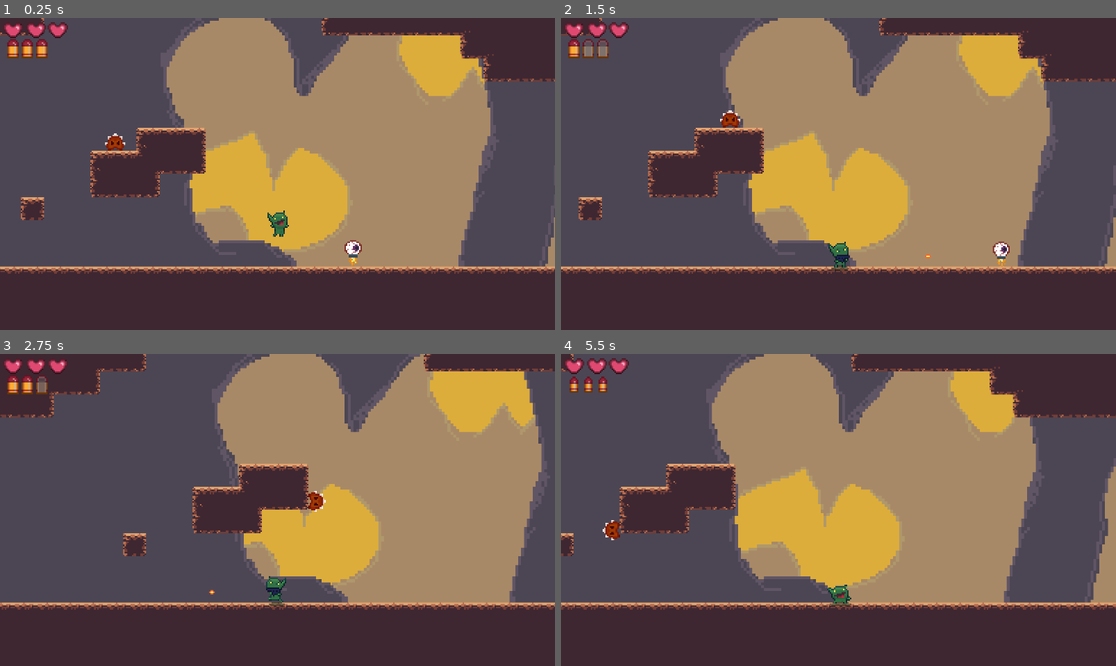
Above: before the commit, frames 1-4 (two rows, left to right).
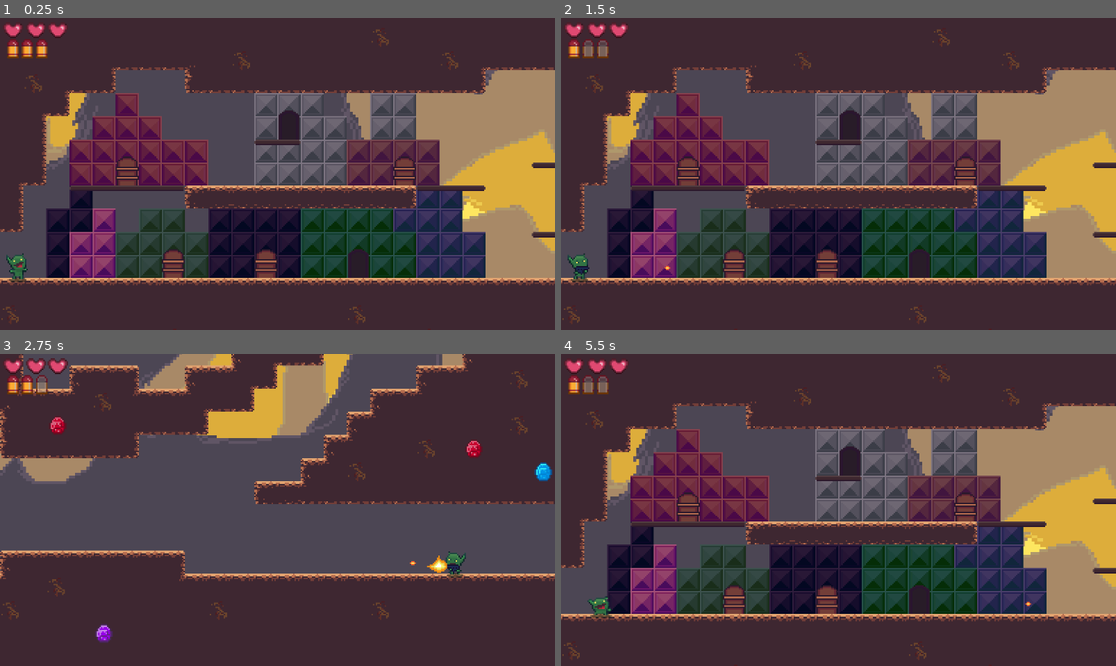
Above: after the commit, the same moments.

Repository: htimsekim/gobbo
Game: Godot game, scene res://src/Main/Game.tscn
Same seed, same stepped clock (60 frames per second), same inputs: the game is played once before the commit and once after it.
Inputs (mouse positions are in pixels of both pictures, inside the frame that each line leads up to):
- Up to frame 1 (0.25 s): no input
- Up to frame 2 (1.5 s): move the mouse to (960, 158) at 0.52 s; hold Right (move_right) 0.53-1.25 s; hold S (crouch) 0.53-1.25 s; click (960, 158) at 0.67 s; tap Space (jump) at 0.77 s; right-click (960, 158) at 0.8 s; drag from (727, 189) to (838, 255) at 1.27 s
- Up to frame 3 (2.75 s): move the mouse to (333, 441) at 2.02 s; press the mouse at (333, 441) at 2.03 s; hold A (move_left) from 2.03 s (still down); tap S (crouch) at 2.3 s
- Up to frame 4 (5.5 s): release A (move_left) at 2.75 s; release the mouse at (894, 441) at 2.75 s; drag from (810, 572) to (672, 463) at 2.77 s; move the mouse to (1005, 556) at 3.52 s; hold Right (move_right) 3.53-4.25 s; hold Right mouse button (shoot) 3.53-4.25 s; tap Space (jump) at 3.77 s; click (1005, 556) at 3.8 s; drag from (672, 463) to (882, 594) at 4.27 s; move the mouse to (866, 510) at 5.02 s; hold Right (move_right) from 5.03 s (still down); hold S (crouch) from 5.03 s (still down); click (866, 510) at 5.17 s; right-click (866, 510) at 5.3 s

The runs differ from the first frame. In frame 1, 70% of the frame differs, in the area x 0-100%, y 0-98%; in frame 2, 70%; in frame 3, 61%; in frame 4, 71%.
Error in both runs: Invalid get index '0' (on base: 'Array'). (res://src/Main/Game.gd:15)

Commit message:
a push

Diff:
--- a/src/Main/Game.gd
+++ b/src/Main/Game.gd
@@ -1,6 +1,6 @@
 extends Node
 
-const levelResource = "res://src/levels/demo.tscn"
+const levelResource = "res://src/levels/gobtown-prequake.tscn"
 #const levelResource = "res://src/levels/gobtown-prequake.tscn"
 
 var username
--- a/src/Objects/Player.gd
+++ b/src/Objects/Player.gd
@@ -53,7 +53,7 @@
 			elif Input.is_action_pressed("crouch") and not is_on_floor():
 				b.position = $Sprite/shootpointj.global_position
 				b.rotation_degrees = 90 * sprite.scale.x
-				_velocity.y = -105
+				_velocity.y = -150
 			elif Input.is_action_pressed("crouch"):
 				b.position = $Sprite/shootpointd.global_position
 				b.rotation_degrees = 90 * sprite.scale.x
@@ -127,10 +127,9 @@
 	if animation_new == "stand":
 		if $IdleTimer.time_left == 0 and playeridle == false:
 			$IdleTimer.start()
-			print("starting")
+
 	else:
 		$IdleTimer.stop()
-		print("stop")
 		playeridle = false
 
 	if playeridle == true: animation_new = "idle"
--- a/src/Objects/Player.tscn
+++ b/src/Objects/Player.tscn
@@ -414,7 +414,7 @@
 [node name="Sprite" type="Sprite" parent="."]
 texture = ExtResource( 1 )
 region_enabled = true
-region_rect = Rect2( 0, 0, 64, 64 )
+region_rect = Rect2( 128, 64, 64, 64 )
 
 [node name="shootpointx" type="Position2D" parent="Sprite"]
 position = Vector2( 17, 1.727 )
@@ -440,7 +440,7 @@
 
 [node name="ProjectileTimer" type="Timer" parent="."]
 process_mode = 0
-wait_time = 0.2
+wait_time = 0.3
 one_shot = true
 autostart = true
 
--- a/src/Objects/camera.gd
+++ b/src/Objects/camera.gd
@@ -3,6 +3,8 @@
 func _ready():
 	var map_limits = get_node("../tilemaps/limits").get_used_cells()
 	var map_cellsize = get_node("../tilemaps/limits").cell_size
+	print(map_limits)
+
 
 	limit_left = map_limits[0].x * map_cellsize.x
 	limit_right = map_limits.back().x * map_cellsize.x
@@ -13,6 +15,7 @@
 	var cambot = limit_bottom
 	var camleft = limit_left
 	var camright = limit_right
+	print("scene is ", abs(camleft-camright), " pixels wide and ", abs(camtop-cambot)+16, " pixels tall")
 
 	if abs(camtop - cambot) <= 224:
 		limit_bottom = ((camtop + cambot)/2) + 108
--- a/src/levels/ascent-postquake.tscn
+++ b/src/levels/ascent-postquake.tscn
@@ -11,7 +11,7 @@
 [node name="level" parent="." instance=ExtResource( 2 )]
 
 [node name="limits" parent="level/tilemaps" index="0"]
-tile_data = PoolIntArray( -2818052, 1, 0, 589836, 1, 0 )
+tile_data = PoolIntArray( -2818052, 19, 0, 589836, 19, 0 )
 
 [node name="fg_art" parent="level/tilemaps" index="1"]
 tile_data = PoolIntArray( -2818034, 9, 393225, -2293763, 9, 393225, -1966085, 9, 458759, -2031605, 9, 393225, -1572868, …(327 unchanged characters)…
--- a/src/levels/ascent-prequake.tscn
+++ b/src/levels/ascent-prequake.tscn
@@ -12,7 +12,7 @@
 [node name="level" parent="." instance=ExtResource( 1 )]
 
 [node name="limits" parent="level/tilemaps" index="0"]
-tile_data = PoolIntArray( -2818052, 1, 0, 589836, 1, 0 )
+tile_data = PoolIntArray( -2818052, 19, 0, 589836, 19, 0 )
 
 [node name="fg_art" parent="level/tilemaps" index="1"]
 tile_data = PoolIntArray( -2818034, 9, 393225, -2293763, 9, 393225, -1966085, 9, 458759, -2031605, 9, 393225, -1572868, …(327 unchanged characters)…
--- a/src/levels/forest.tscn
+++ b/src/levels/forest.tscn
@@ -77,7 +77,7 @@
 target_stage = "res://src/levels/cavetree.tscn"
 target_spawn = "level/spawns/spawn1"
 
-[node name="ParallaxBackground" parent="level" index="5"]
+[node name="ParallaxBackground" parent="level" index="8"]
 offset = Vector2( 0, -300 )
 transform = Transform2D( 1, 0, 0, 1, 0, -300 )
 
--- a/src/levels/gobtown-postquake.tscn
+++ b/src/levels/gobtown-postquake.tscn
@@ -12,7 +12,7 @@
 [node name="level" parent="." instance=ExtResource( 3 )]
 
 [node name="limits" parent="level/tilemaps" index="0"]
-tile_data = PoolIntArray( -131090, 1, 0, 524305, 1, 0 )
+tile_data = PoolIntArray( -131090, 19, 0, 524305, 19, 0 )
 
 [node name="fg_art" parent="level/tilemaps" index="1"]
 tile_data = PoolIntArray( -196610, 9, 393225, -131080, 9, 393225, -196607, 9, 393225, -196601, 9, 393225, -196594, 9, 393225, -65553, 9, 393225, -65520, 9, 393225, 589806, 9, 393225, 589821, 9, 393225, 524303, 9, 393225, 655349, 9, 393225, 589824, 9, 393225, 589836, 9, 393225 )
--- a/src/levels/gobtown-prequake.tscn
+++ b/src/levels/gobtown-prequake.tscn
@@ -12,7 +12,7 @@
 [node name="level" parent="." instance=ExtResource( 1 )]
 
 [node name="limits" parent="level/tilemaps" index="0"]
-tile_data = PoolIntArray( -131090, 1, 0, 524305, 1, 0 )
+tile_data = PoolIntArray( -131090, 19, 0, 524305, 19, 0 )
 
 [node name="fg_art" parent="level/tilemaps" index="1"]
 tile_data = PoolIntArray( -196610, 9, 393225, -131080, 9, 393225, -196607, 9, 393225, -196601, 9, 393225, -196594, 9, 393225, -65553, 9, 393225, -65520, 9, 393225, 589806, 9, 393225, 589821, 9, 393225, 524303, 9, 393225, 655349, 9, 393225, 589824, 9, 393225, 589836, 9, 393225 )
Binary file added: assets/art/worldmap.aseprite
